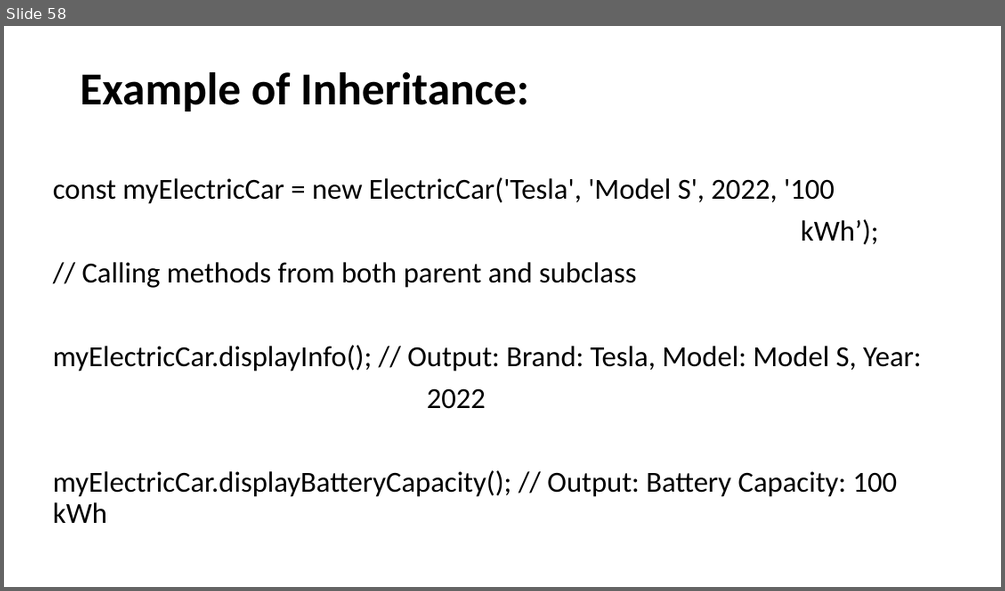
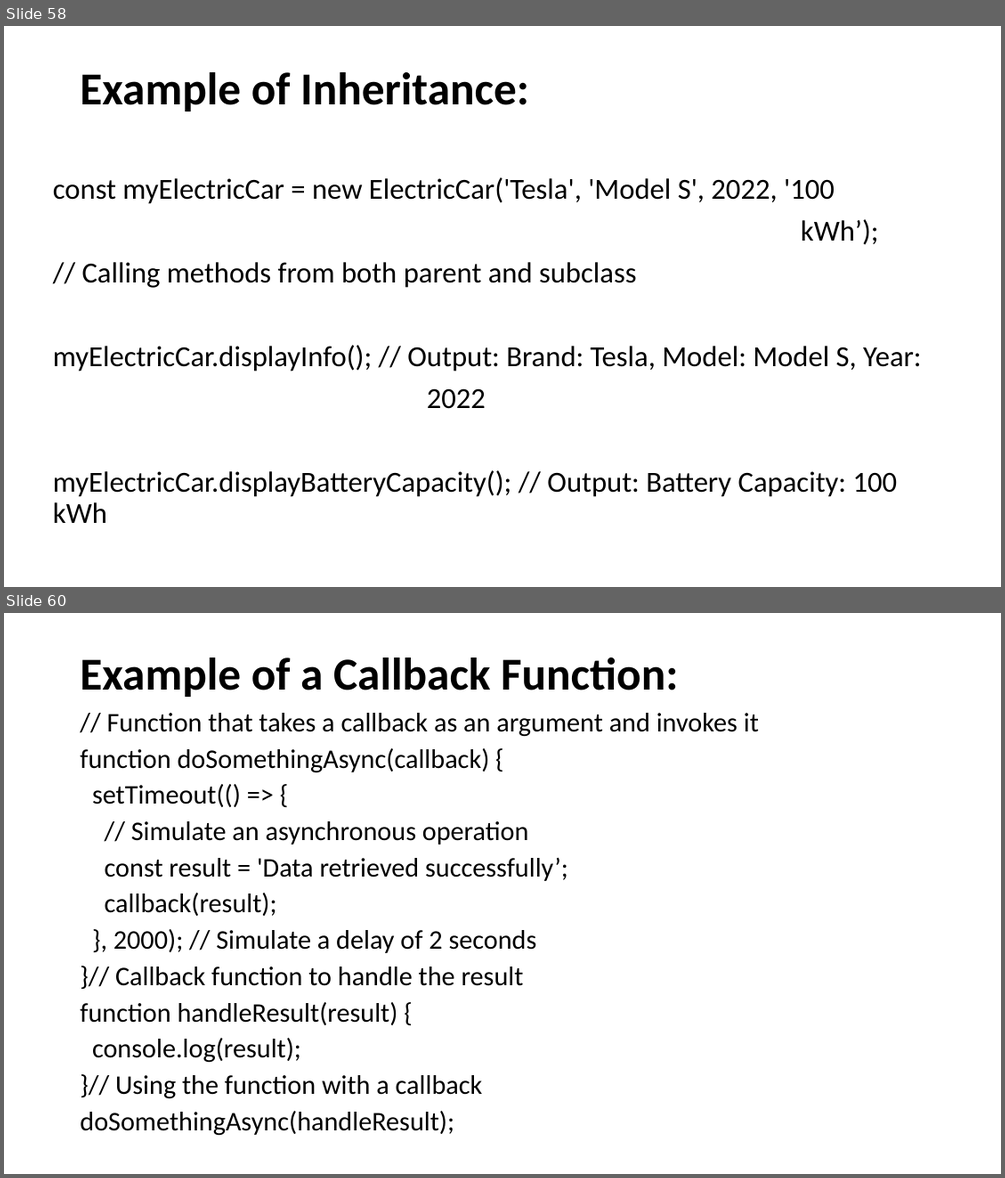
Before and after one commit to SethLK/JavaScript-Wizard-Course-for-Beginners, a slide deck: JavaScript Master Course for Beginners.pptx. Shown one above the other, each under a label of ours: slide 58 before the commit, slides 58 and 60 after it; the slides between them are not shown. The pictures are 1005x591 and 1005x1178 pixels, drawn with LibreOffice and Linux fonts; fonts in the diff are those of the drawing. Boxes give left, top, right and bottom in pixels: in the first picture for what was removed or moved away, otherwise in the second. Text is boxed around its words. In the diff, an @@ line names an element or a change of style, - is before the commit and + after.

Commit message:
Add callbacked to pptx

```diff
--- a/JavaScript Master Course for Beginners.pptx
+++ b/JavaScript Master Course for Beginners.pptx
@@ slide 60 added at (4, 613, 1001, 1174), background #FFFFFF @@
@@ title added at (80, 657, 678, 697), 44 pt, text #000000, bold @@
+Example of a Callback Function:
@@ text added at (80, 713, 759, 1135), 25.9 pt, text #000000 @@
+// Function that takes a callback as an argument and invokes it
+function doSomethingAsync(callback) {
+setTimeout(() => {
+// Simulate an asynchronous operation
+const result = 'Data retrieved successfully’;
+callback(result);
+}, 2000); // Simulate a delay of 2 seconds
+}// Callback function to handle the result
+function handleResult(result) {
+console.log(result);
+}// Using the function with a callback
+doSomethingAsync(handleResult);
```
Also in this commit, not shown: 2 other slides added.
